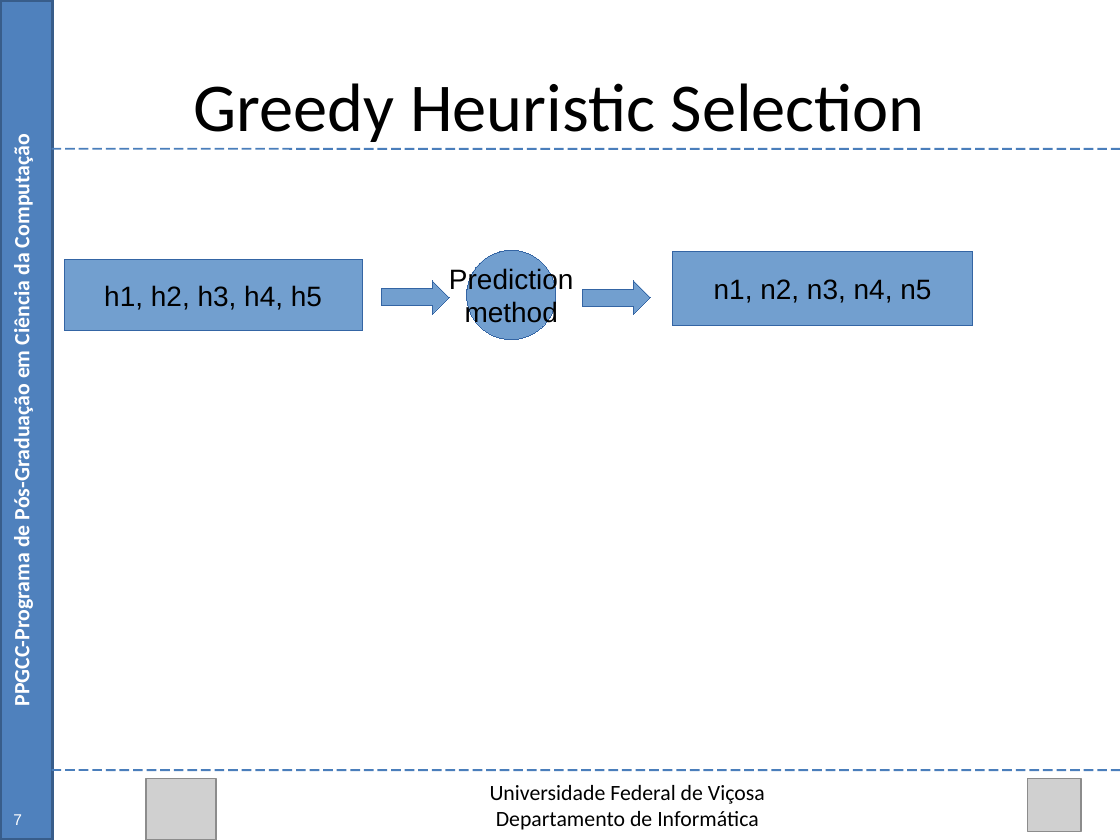
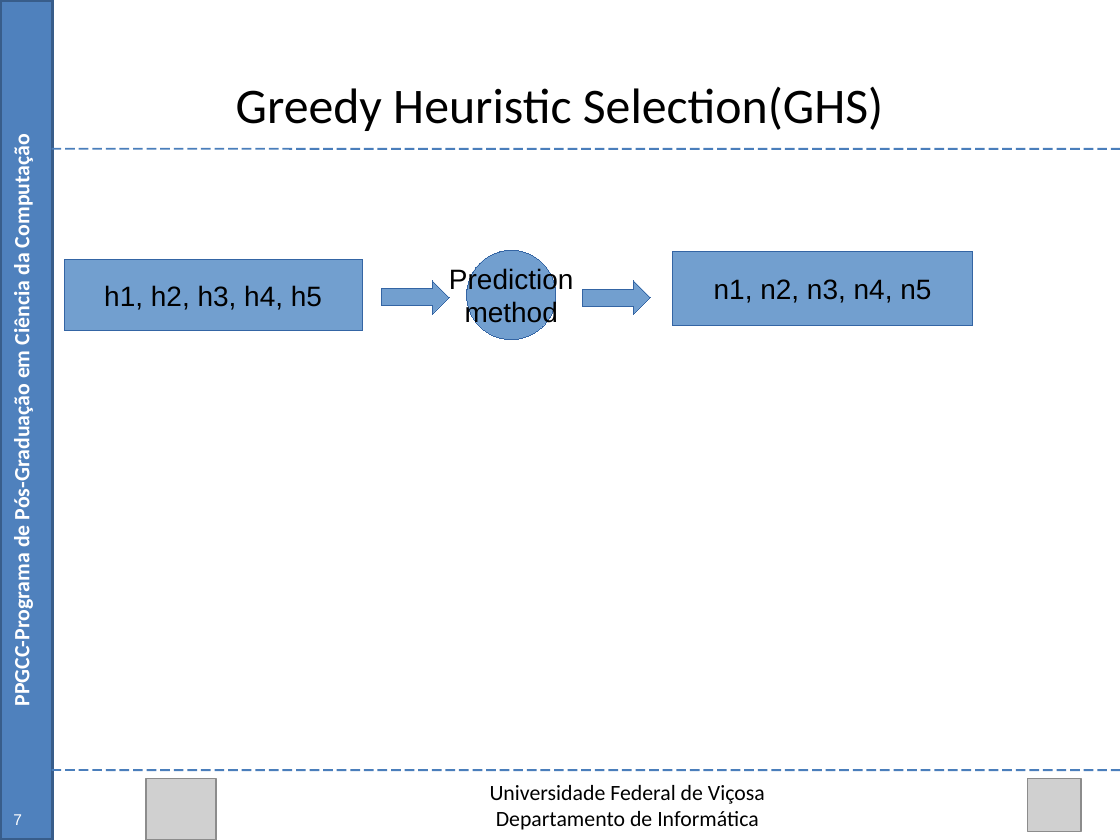
Before and after one commit to Marvinsky/research-marvin, a slide deck: slide 25 of latex/odp/dissertation_v12.odp. Drawn at 1120x840 pixels with LibreOffice and Linux fonts; fonts in the diff are those of the drawing; grey boxes stand for pictures. Boxes give left, top, right and bottom in pixels: in the first picture for what was removed or moved away, otherwise in the second. Text is boxed around its words. In the diff, an @@ line names an element or a change of style, - is before the commit and + after.

```diff
--- a/latex/odp/dissertation_v12.odp
+++ b/latex/odp/dissertation_v12.odp
@@ text at <box>236,87,883,131</box>: text changed; size 44 to 32 pt @@
-Greedy Heuristic Selection
+Greedy Heuristic Selection(GHS)
```
Also in this commit, not shown: 18 other slides changed, 1 slide added.
